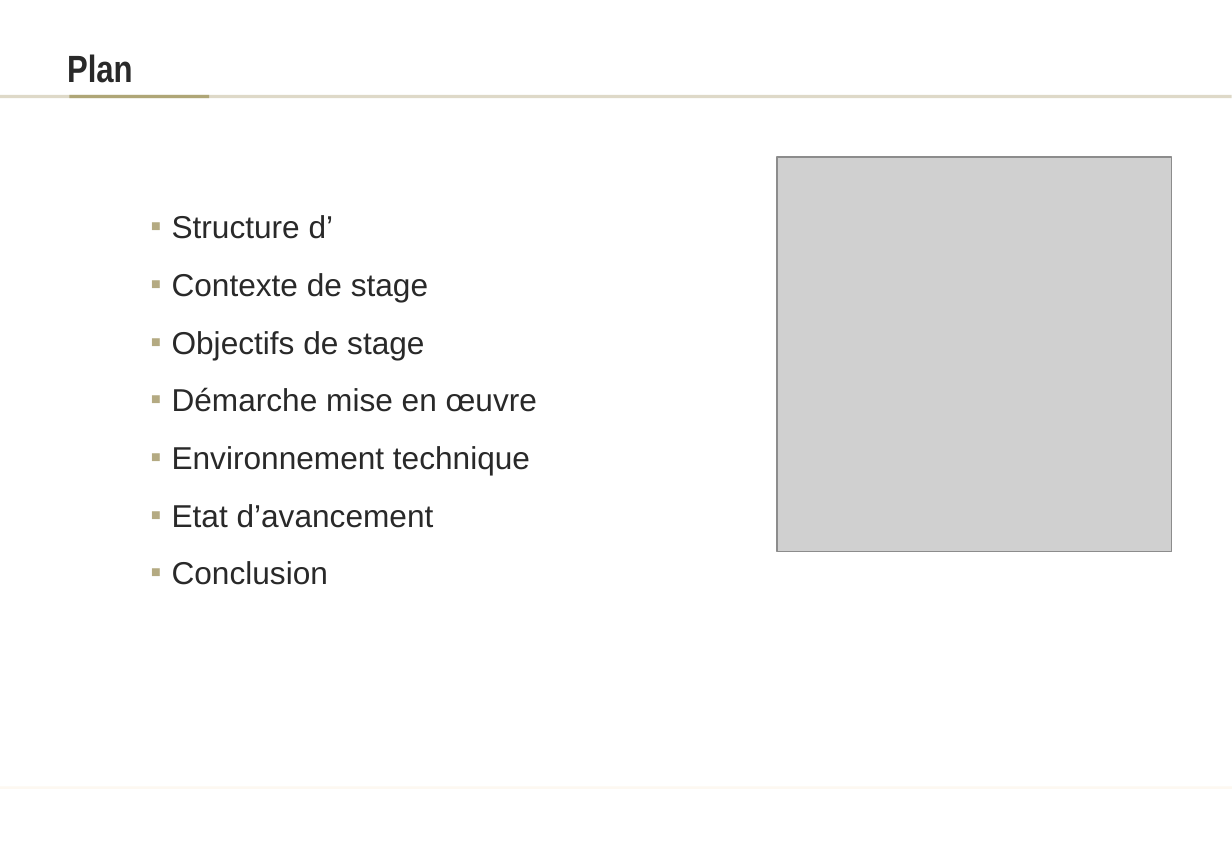
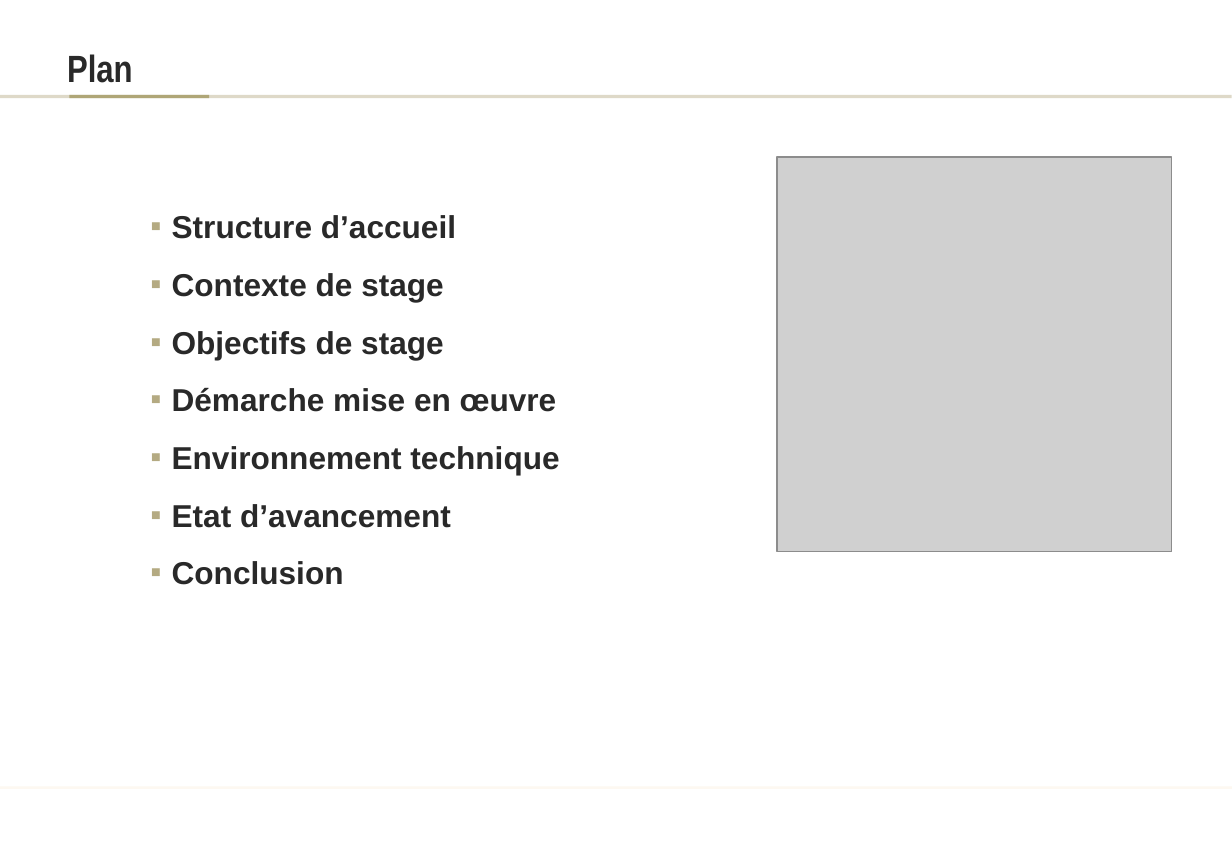
Before and after one commit to MontasserBH/Scons_Doc, a slide deck: slide 4 of 2007Cottencin.ppt. Drawn at 1232x853 pixels with LibreOffice and Linux fonts; fonts in the diff are those of the drawing; grey boxes stand for pictures. Boxes give left, top, right and bottom in pixels: in the first picture for what was removed or moved away, otherwise in the second. Text is boxed around its words. In the diff, an @@ line names an element or a change of style, - is before the commit and + after.

```diff
--- a/2007Cottencin.ppt
+++ b/2007Cottencin.ppt
@@ text at [172, 215, 456, 239]: text changed; bold on @@
-▪ Structure d’
+▪ Structure d’accueil
@@ text at [172, 273, 559, 585]: bold on in "Contexte de stage", "Objectifs de stage", "Démarche mise en œuvre", "Environnement technique" and 2 more places @@
```
Also in this commit, not shown: 1 other slide changed, 2 slides added, 2 slides removed, 4 other files.
